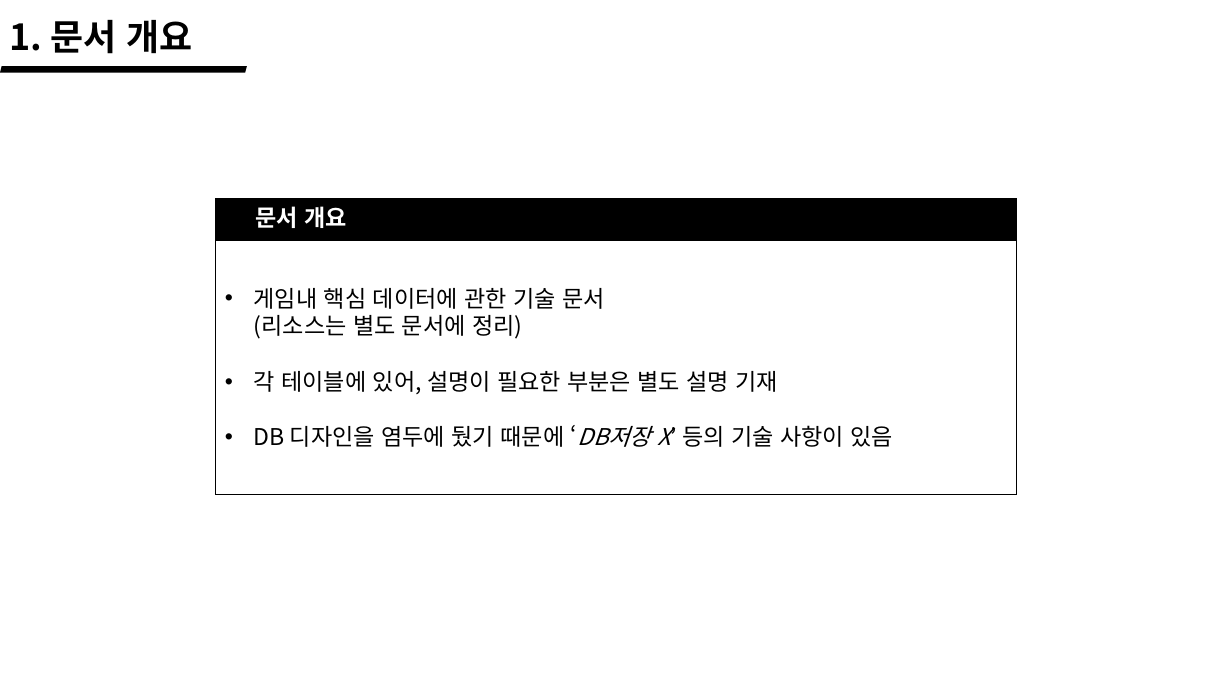
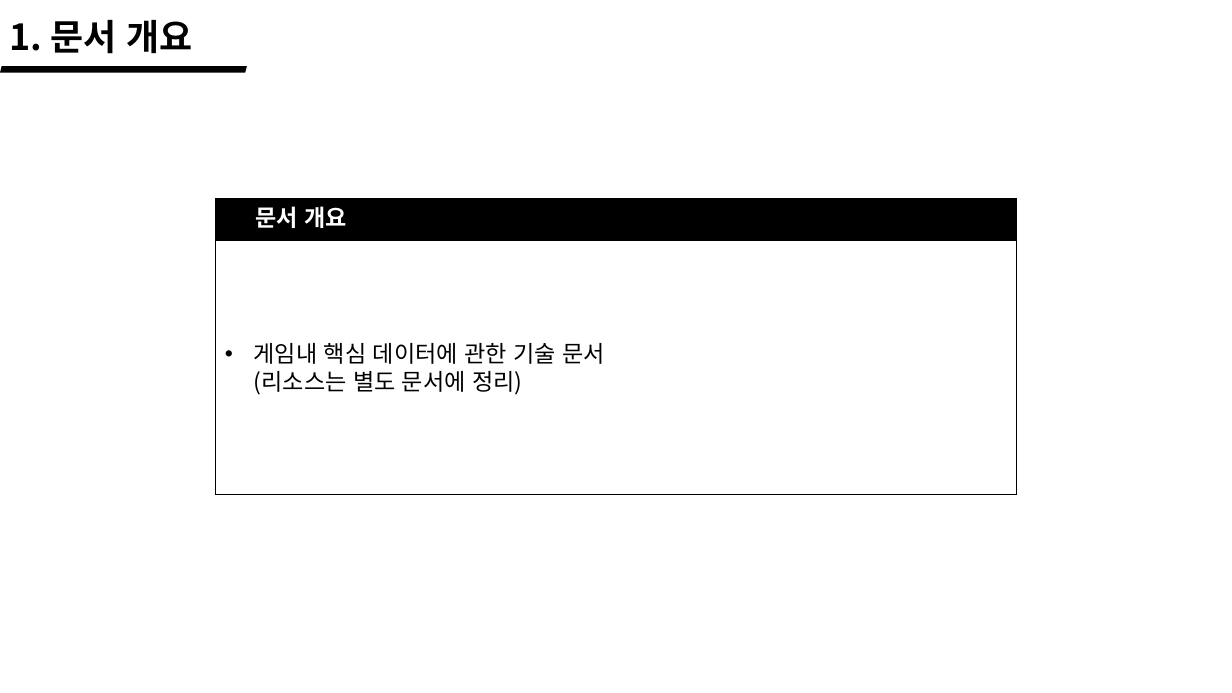
Before and after one commit to wlrud753/CarryCarrot, a slide deck: slide 4 of 기획서/당근키우기 데이터 설계.pptx (slide 2 before the commit). Drawn at 1232x693 pixels with LibreOffice and Linux fonts; fonts in the diff are those of the drawing. Boxes give left, top, right and bottom in pixels: in the first picture for what was removed or moved away, otherwise in the second. Text is boxed around its words. In the diff, an @@ line names an element or a change of style, - is before the commit and + after.

```diff
--- a/기획서/당근키우기 데이터 설계.pptx
+++ b/기획서/당근키우기 데이터 설계.pptx
@@ text in rectangle at (254, 371, 893, 447): paragraphs removed @@
-• 각 테이블에 있어, 설명이 필요한 부분은 별도 설명 기재
-• DB 디자인을 염두에 뒀기 때문에 ‘DB저장 X’ 등의 기술 사항이 있음
```
Also in this commit, not shown: 4 slides added, 6 slides removed, 1 other file.
